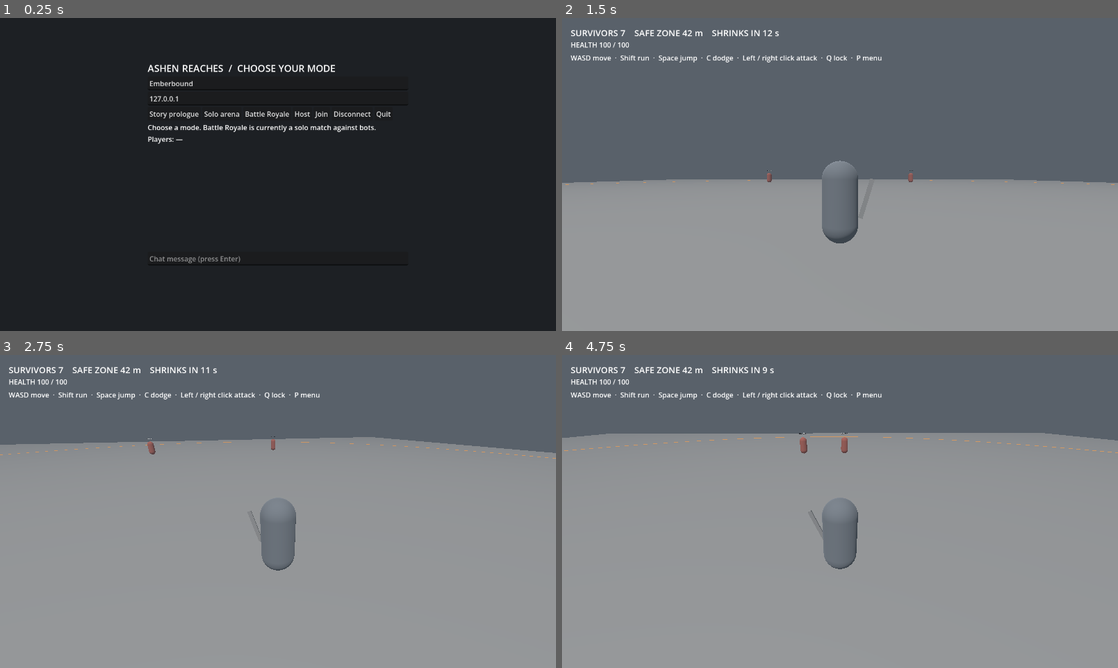
Above: before the commit, frames 1-4 (two rows, left to right).
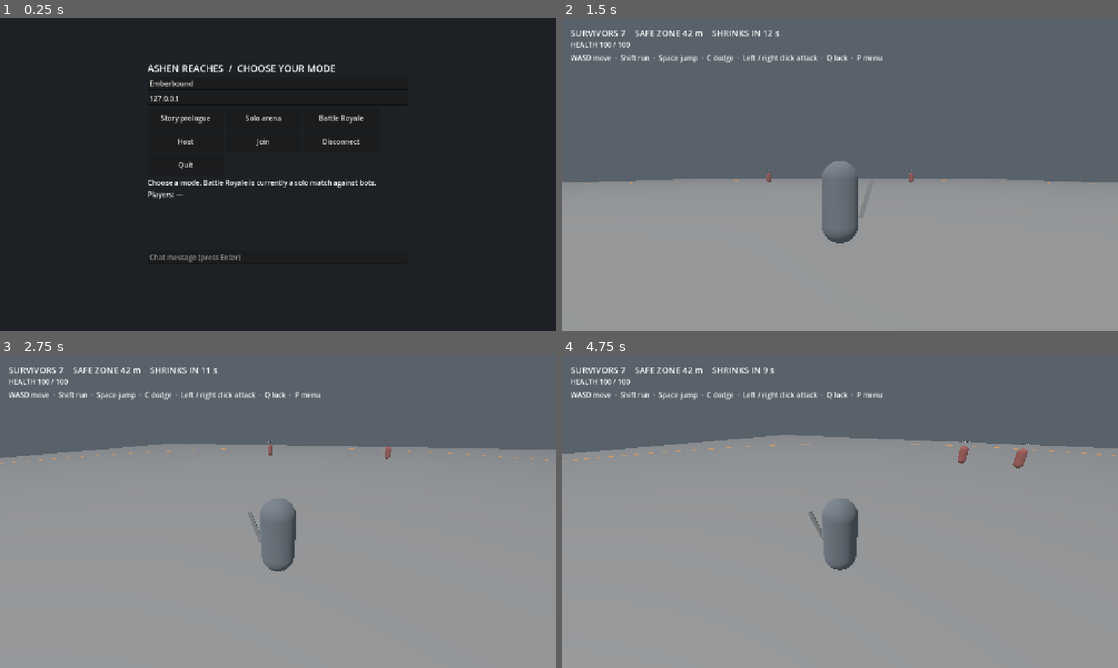
Above: after the commit, the same moments.

Repository: new-game-for-bro/ashen-reaches
Game: Godot game, scene res://scenes/ui/network_lobby.tscn
The game is run twice, just before and just after one commit, with the same random seed, the same clock (stepped at 60 frames per second) and the same inputs.
Inputs (mouse positions are in pixels of both pictures, inside the frame that each line leads up to):
- Up to frame 1 (0.25 s): no input
- Up to frame 2 (1.5 s): click (840, 259) at 0.52 s; type "12" at 0.6 s; click "Battle Royale" at 1.25 s
- Up to frame 3 (2.75 s): tap Enter (chat) at 2, 2.1 s; move the mouse to (305, 511) at 2.02 s; hold W (move_forward) from 2.03 s (still down); click (305, 511) at 2.17 s; tap Space (jump) at 2.27, 2.57 s; tap C (dodge) at 2.3 s
- Up to frame 4 (4.75 s): keep holding W (move_forward); move the mouse to (812, 511) at 2.77 s; tap C (dodge) at 2.85 s; click (812, 511) at 2.92 s; tap Space (jump) at 3.02, 3.32, 4.52 s; tap E (interact) at 3.05, 3.6 s; move the mouse to (851, 505) at 3.52 s; click (851, 505) at 3.67 s; tap Q (lock_target) at 3.8, 4.35 s; move the mouse to (834, 517) at 4.27 s; click (834, 517) at 4.42 s; tap Shift (sprint) at 4.55 s

The runs differ from the first frame. In frame 1, 2.5% of the frame differs, in the area x 26-71%, y 14-79%; in frame 2, 1.1%; in frame 3, 3.1%; in frame 4, 4.4%, in the area x 0-100%, y 3-69%.

Commit message:
Add Android touch controls and debug export

Diff:
--- /dev/null
+++ b/assets/icon.svg
@@ -0,0 +1,5 @@
+<svg xmlns="http://www.w3.org/2000/svg" viewBox="0 0 128 128">
+<rect width="128" height="128" rx="24" fill="#202833"/>
+<path d="M64 15 C50 40 74 42 58 63 C44 52 43 71 44 81 C44 104 84 105 84 81 C84 65 75 55 73 45 C71 62 58 60 64 15Z" fill="#e9a55b"/>
+<path d="M64 65 C54 78 55 92 64 96 C74 92 75 79 64 65Z" fill="#ffdfac"/>
+</svg>
--- a/project.godot
+++ b/project.godot
@@ -11,6 +11,7 @@
 [application]
 
 config/name="Ashen Reaches"
+config/icon="res://assets/icon.svg"
 run/main_scene="res://scenes/ui/network_lobby.tscn"
 config/features=PackedStringArray("4.7")
 
@@ -22,8 +23,12 @@
 
 window/size/viewport_width=1280
 window/size/viewport_height=720
+window/stretch/mode="canvas_items"
+window/handheld/orientation=4
 
 [rendering]
 
+textures/vram_compression/import_etc2_astc=true
+
 renderer/rendering_method="gl_compatibility"
 environment/defaults/default_clear_color=Color(0.08, 0.09, 0.1, 1)
--- a/scripts/battle_royale/arena.gd
+++ b/scripts/battle_royale/arena.gd
@@ -63,7 +63,7 @@
 	if match_finished:
 		return
 	match_finished = true
-	result.text = message + "\nR: play again   ·   P: return to menu"
+	result.text = message + ("\nTap Retry or Menu" if OS.has_feature("mobile") else "\nR: play again   ·   P: return to menu")
 	for contestant: Node in get_tree().get_nodes_in_group("royale_contestants"):
 		contestant.set_physics_process(false)
 
@@ -124,7 +124,7 @@
 	layer.add_child(health_label)
 	var hint := Label.new()
 	hint.position = Vector2(20, 80)
-	hint.text = "WASD move  ·  Shift run  ·  Space jump  ·  C dodge  ·  Left / right click attack  ·  Q lock  ·  P menu"
+	hint.text = "" if OS.has_feature("mobile") else "WASD move  ·  Shift run  ·  Space jump  ·  C dodge  ·  Left / right click attack  ·  Q lock  ·  P menu"
 	layer.add_child(hint)
 	result = Label.new()
 	result.position = Vector2(350, 300)
--- /dev/null
+++ b/scripts/mobile/joystick.gd
@@ -0,0 +1,37 @@
+extends Control
+signal vector_changed(value: Vector2)
+const RADIUS: float = 70.0
+var touch_id: int = -1
+var value: Vector2 = Vector2.ZERO
+
+func _ready() -> void:
+	mouse_filter = Control.MOUSE_FILTER_STOP
+	custom_minimum_size = Vector2(180, 180)
+
+func _gui_input(event: InputEvent) -> void:
+	if event is InputEventScreenTouch:
+		if event.pressed and touch_id == -1:
+			touch_id = event.index
+			_update_vector(event.position)
+		elif not event.pressed and event.index == touch_id:
+			touch_id = -1
+			value = Vector2.ZERO
+			vector_changed.emit(value)
+			queue_redraw()
+		accept_event()
+	elif event is InputEventScreenDrag and event.index == touch_id:
+		_update_vector(event.position)
+		accept_event()
+
+func _update_vector(pos: Vector2) -> void:
+	value = ((pos - size / 2.0) / RADIUS).limit_length(1.0)
+	if value.length() < 0.12:
+		value = Vector2.ZERO
+	vector_changed.emit(value)
+	queue_redraw()
+
+func _draw() -> void:
+	var center := size / 2.0
+	draw_circle(center, RADIUS, Color(0.12, 0.15, 0.19, 0.6))
+	draw_arc(center, RADIUS, 0, TAU, 48, Color(0.8, 0.83, 0.86, 0.5), 2)
+	draw_circle(center + value * RADIUS, 27, Color(0.8, 0.83, 0.86, 0.7))
--- /dev/null
+++ b/scripts/mobile/touch_controls.gd
@@ -0,0 +1,80 @@
+extends CanvasLayer
+signal action_pressed(action: String)
+signal look_dragged(relative: Vector2)
+const Joystick = preload("res://scripts/mobile/joystick.gd")
+var move_vector: Vector2 = Vector2.ZERO
+var sprinting: bool = false
+var mode: String = "solo"
+var look_finger: int = -1
+var buttons: Dictionary = {}
+
+func _ready() -> void:
+	layer = 10
+	var joystick: Control = Joystick.new()
+	joystick.anchor_left = 0.0
+	joystick.anchor_right = 0.0
+	joystick.anchor_top = 1.0
+	joystick.anchor_bottom = 1.0
+	joystick.offset_left = 20
+	joystick.offset_right = 200
+	joystick.offset_top = -205
+	joystick.offset_bottom = -25
+	joystick.vector_changed.connect(_on_move)
+	add_child(joystick)
+	var actions: Array[String] = []
+	match mode:
+		"story": actions = ["Attack", "Dodge", "Interact", "Sprint", "Menu"]
+		"network": actions = ["Jump", "Sprint", "Chat", "Menu"]
+		_: actions = ["Attack", "Heavy", "Dodge", "Jump", "Lock", "Sprint", "Retry", "Menu"]
+	var grid := GridContainer.new()
+	grid.columns = 3
+	grid.add_theme_constant_override("h_separation", 8)
+	grid.add_theme_constant_override("v_separation", 8)
+	grid.anchor_left = 1.0
+	grid.anchor_right = 1.0
+	grid.anchor_top = 1.0
+	grid.anchor_bottom = 1.0
+	grid.offset_left = -340
+	grid.offset_right = -20
+	grid.offset_top = -245
+	grid.offset_bottom = -20
+	add_child(grid)
+	for action: String in actions:
+		var button := Button.new()
+		button.text = action
+		button.custom_minimum_size = Vector2(100, 64)
+		button.focus_mode = Control.FOCUS_NONE
+		button.add_theme_font_size_override("font_size", 17)
+		button.pressed.connect(_on_action.bind(action))
+		grid.add_child(button)
+		buttons[action] = button
+	var instruction := Label.new()
+	instruction.text = "Drag here to look"
+	instruction.anchor_left = 1.0
+	instruction.anchor_right = 1.0
+	instruction.anchor_top = 0.5
+	instruction.anchor_bottom = 0.5
+	instruction.offset_left = -220
+	instruction.offset_right = -20
+	instruction.offset_top = -110
+	instruction.offset_bottom = -80
+	instruction.mouse_filter = Control.MOUSE_FILTER_IGNORE
+	add_child(instruction)
+
+func _on_move(value: Vector2) -> void:
+	move_vector = value
+
+func _on_action(action: String) -> void:
+	if action == "Sprint":
+		sprinting = not sprinting
+		buttons[action].text = "Run: ON" if sprinting else "Sprint"
+	action_pressed.emit(action)
+
+func _unhandled_input(event: InputEvent) -> void:
+	if event is InputEventScreenTouch:
+		if event.pressed and look_finger == -1 and event.position.x > get_viewport().get_visible_rect().size.x * 0.45:
+			look_finger = event.index
+		elif not event.pressed and event.index == look_finger:
+			look_finger = -1
+	elif event is InputEventScreenDrag and event.index == look_finger:
+		look_dragged.emit(event.relative)
--- a/scripts/network/network_arena.gd
+++ b/scripts/network/network_arena.gd
@@ -65,7 +65,7 @@
 	add_child(layer)
 	var hint := Label.new()
 	hint.position = Vector2(20, 15)
-	hint.text = "MULTIPLAYER TEST  |  WASD move · Shift sprint · Space jump · Enter chat · Esc cursor"
+	hint.text = "MULTIPLAYER TEST  |  Move with the joystick; drag to look" if OS.has_feature("mobile") else "MULTIPLAYER TEST  |  WASD move · Shift sprint · Space jump · Enter chat · Esc cursor"
 	layer.add_child(hint)
 	chat_output = RichTextLabel.new()
 	chat_output.position = Vector2(20, 60)
--- a/scripts/network/network_player.gd
+++ b/scripts/network/network_player.gd
@@ -1,4 +1,5 @@
 extends CharacterBody3D
+const TouchControls = preload("res://scripts/mobile/touch_controls.gd")
 
 const SPEED: float = 5.0
 const SPRINT_SPEED: float = 8.0
@@ -20,6 +21,8 @@
 var has_snapshot: bool = false
 var health: int = 100
 var animation_state: String = "idle"
+var touch_controls: CanvasLayer
+var mobile_jump: bool = false
 var pivot: Node3D
 var visual: Node3D
 var label: Label3D
@@ -59,7 +62,10 @@
 		var camera := Camera3D.new()
 		camera.current = true
 		arm.add_child(camera)
-		Input.mouse_mode = Input.MOUSE_MODE_CAPTURED
+		if OS.has_feature("mobile"):
+			_enable_touch_controls()
+		else:
+			Input.mouse_mode = Input.MOUSE_MODE_CAPTURED
 
 func _unhandled_input(event: InputEvent) -> void:
 	if not pivot:
@@ -76,11 +82,15 @@
 	if multiplayer.get_unique_id() == peer_id and pivot:
 		var typing := get_viewport().gui_get_focus_owner() is LineEdit
 		var axis := Vector2.ZERO if typing else Input.get_vector("move_left", "move_right", "move_forward", "move_back")
-		var jump := not typing and Input.is_action_just_pressed("jump")
+		if not typing and touch_controls and touch_controls.move_vector.length() > 0.0:
+			axis = touch_controls.move_vector
+		var jump := not typing and (Input.is_action_just_pressed("jump") or mobile_jump)
+		var run: bool = not typing and (Input.is_action_pressed("sprint") or (touch_controls != null and touch_controls.sprinting))
+		mobile_jump = false
 		if multiplayer.is_server():
-			_set_input(axis, pivot.rotation.y, not typing and Input.is_action_pressed("sprint"), jump)
+			_set_input(axis, pivot.rotation.y, run, jump)
 		else:
-			_submit_input.rpc_id(1, axis, pivot.rotation.y, not typing and Input.is_action_pressed("sprint"), jump)
+			_submit_input.rpc_id(1, axis, pivot.rotation.y, run, jump)
 	if multiplayer.is_server():
 		if Time.get_ticks_msec() - last_input_ms > INPUT_TIMEOUT_MS:
 			input_direction = Vector2.ZERO
@@ -134,3 +144,29 @@
 		animation_state = state
 		label.text = display_name + "  ·  HP " + str(health)
 		has_snapshot = true
+
+
+func _enable_touch_controls() -> void:
+	if touch_controls:
+		return
+	touch_controls = TouchControls.new()
+	touch_controls.mode = "network"
+	add_child(touch_controls)
+	touch_controls.action_pressed.connect(_on_touch_action)
+	touch_controls.look_dragged.connect(_on_touch_look)
+
+func _on_touch_action(action: String) -> void:
+	match action:
+		"Jump": mobile_jump = true
+		"Chat":
+			var arena := get_parent().get_parent()
+			if arena.chat_input:
+				arena.chat_input.visible = true
+				arena.chat_input.grab_focus()
+		"Menu":
+			NetworkManager.disconnect_session()
+			get_tree().change_scene_to_file("res://scenes/ui/network_lobby.tscn")
+
+func _on_touch_look(relative: Vector2) -> void:
+	pivot.rotation.y -= relative.x * 0.003
+	pivot.rotation.x = clampf(pivot.rotation.x - relative.y * 0.003, -0.8, 0.55)
--- a/scripts/player/arena.gd
+++ b/scripts/player/arena.gd
@@ -22,7 +22,7 @@
 	add_child(layer)
 	var instructions := Label.new()
 	instructions.position = Vector2(20, 20)
-	instructions.text = "ASHEN REACHES  /  TRAINING ARENA\nWASD move  •  Mouse orbit  •  Shift run  •  Space jump  •  C dodge\nLeft click light attack  •  Right click heavy attack  •  Q lock on  •  Esc cursor"
+	instructions.text = "TRAINING ARENA  ·  Move with the joystick; drag to look" if OS.has_feature("mobile") else "ASHEN REACHES  /  TRAINING ARENA\nWASD move  •  Mouse orbit  •  Shift run  •  Space jump  •  C dodge\nLeft click light attack  •  Right click heavy attack  •  Q lock on  •  Esc cursor"
 	instructions.add_theme_font_size_override("font_size", 16)
 	layer.add_child(instructions)
 
--- a/scripts/player/third_person.gd
+++ b/scripts/player/third_person.gd
@@ -3,6 +3,7 @@
 signal health_changed(value: int)
 signal defeated
 
+const TouchControls = preload("res://scripts/mobile/touch_controls.gd")
 const InputSetup = preload("res://scripts/player/input_setup.gd")
 
 const MOVE_SPEED: float = 5.0
@@ -16,6 +17,9 @@
 @onready var visual: Node3D = $Visual
 @onready var pivot: Node3D = $CameraPivot
 @onready var animation: AnimationPlayer = $Visual/AnimationPlayer
+var touch_controls: CanvasLayer
+var mobile_jump: bool = false
+var mobile_dodge: bool = false
 var dodge_time: float = 0.0
 var attack_time: float = 0.0
 var dodge_direction: Vector3 = Vector3.ZERO
@@ -27,7 +31,10 @@
 func _ready() -> void:
 	InputSetup.configure()
 	_add_placeholder()
-	Input.mouse_mode = Input.MOUSE_MODE_CAPTURED
+	if OS.has_feature("mobile"):
+		_enable_touch_controls()
+	else:
+		Input.mouse_mode = Input.MOUSE_MODE_CAPTURED
 
 func _unhandled_input(event: InputEvent) -> void:
 	if event is InputEventMouseMotion and Input.mouse_mode == Input.MOUSE_MODE_CAPTURED:
@@ -49,16 +56,19 @@
 	attack_time = maxf(0.0, attack_time - delta)
 	dodge_time = maxf(0.0, dodge_time - delta)
 	var move_input := Vector2(Input.get_action_strength("move_right") - Input.get_action_strength("move_left"), Input.get_action_strength("move_back") - Input.get_action_strength("move_forward")).normalized()
+	if touch_controls and touch_controls.move_vector.length() > 0.0:
+		move_input = touch_controls.move_vector
 	var direction := (Basis(Vector3.UP, pivot.rotation.y) * Vector3(move_input.x, 0, move_input.y)).normalized()
-	if Input.is_action_just_pressed("dodge") and dodge_time <= 0.0 and is_on_floor() and direction.length() > 0.1:
+	if (Input.is_action_just_pressed("dodge") or mobile_dodge) and dodge_time <= 0.0 and is_on_floor() and direction.length() > 0.1:
 		dodge_direction = direction
 		dodge_time = DODGE_DURATION
+	mobile_dodge = false
 	if dodge_time > 0.0:
 		velocity.x = dodge_direction.x * DODGE_SPEED
 		velocity.z = dodge_direction.z * DODGE_SPEED
 		_play_animation("dodge")
 	else:
-		var running := Input.is_action_pressed("sprint")
+		var running: bool = Input.is_action_pressed("sprint") or (touch_controls != null and touch_controls.sprinting)
 		var speed := RUN_SPEED if running else MOVE_SPEED
 		velocity.x = direction.x * speed
 		velocity.z = direction.z * speed
@@ -69,10 +79,11 @@
 	if not is_on_floor():
 		velocity.y -= GRAVITY * delta
 		_play_animation("fall" if velocity.y < 0.0 else "jump")
-	elif Input.is_action_just_pressed("jump"):
+	elif Input.is_action_just_pressed("jump") or mobile_jump:
 		velocity.y = JUMP_SPEED
 	else:
 		velocity.y = 0.0
+	mobile_jump = false
 	if is_instance_valid(target):
 		if global_position.distance_to(target.global_position) > 20.0:
 			target = null
@@ -152,3 +163,29 @@
 		set_physics_process(false)
 		set_process_unhandled_input(false)
 		defeated.emit()
+
+
+func _enable_touch_controls() -> void:
+	if touch_controls:
+		return
+	touch_controls = TouchControls.new()
+	touch_controls.mode = "solo"
+	add_child(touch_controls)
+	touch_controls.action_pressed.connect(_on_touch_action)
+	touch_controls.look_dragged.connect(_on_touch_look)
+
+func _on_touch_action(action: String) -> void:
+	match action:
+		"Attack": attack(false)
+		"Heavy": attack(true)
+		"Jump": mobile_jump = true
+		"Dodge": mobile_dodge = true
+		"Lock": _lock_target()
+		"Retry":
+			if get_parent().name == "BattleRoyale" and get_parent().match_finished:
+				get_tree().reload_current_scene()
+		"Menu": get_tree().change_scene_to_file("res://scenes/ui/network_lobby.tscn")
+
+func _on_touch_look(relative: Vector2) -> void:
+	pivot.rotation.y -= relative.x * 0.003
+	pivot.rotation.x = clampf(pivot.rotation.x - relative.y * 0.003, -0.8, 0.55)
--- a/scripts/story/prologue.gd
+++ b/scripts/story/prologue.gd
@@ -145,12 +145,14 @@
 	timer_label.position = Vector2(24, 86)
 	layer.add_child(timer_label)
 	dialogue_label = Label.new()
-	dialogue_label.position = Vector2(24, 570)
+	dialogue_label.position = Vector2(24, 350) if OS.has_feature("mobile") else Vector2(24, 570)
+	dialogue_label.size = Vector2(720, 110)
+	dialogue_label.autowrap_mode = TextServer.AUTOWRAP_WORD_SMART
 	dialogue_label.add_theme_font_size_override("font_size", 20)
 	layer.add_child(dialogue_label)
 	var controls := Label.new()
 	controls.position = Vector2(24, 675)
-	controls.text = "WASD move  ·  Mouse look  ·  Shift run  ·  Space / left click attack  ·  C dodge  ·  E interact  ·  Esc cursor  ·  P menu"
+	controls.text = "" if OS.has_feature("mobile") else "WASD move  ·  Mouse look  ·  Shift run  ·  Space / left click attack  ·  C dodge  ·  E interact  ·  Esc cursor  ·  P menu"
 	layer.add_child(controls)
 
 func _set_stage(value: String) -> void:
--- a/scripts/story/story_player.gd
+++ b/scripts/story/story_player.gd
@@ -1,7 +1,9 @@
 extends CharacterBody3D
+const TouchControls = preload("res://scripts/mobile/touch_controls.gd")
 signal interact_requested
 signal attack_requested
 signal dodge_requested
+var touch_controls: CanvasLayer
 var camera_pivot: Node3D
 var avatar: Node3D
 var sword: Node3D
@@ -49,7 +51,10 @@
 	var camera := Camera3D.new()
 	camera.current = true
 	arm.add_child(camera)
-	Input.mouse_mode = Input.MOUSE_MODE_CAPTURED
+	if OS.has_feature("mobile"):
+		_enable_touch_controls()
+	else:
+		Input.mouse_mode = Input.MOUSE_MODE_CAPTURED
 
 func _unhandled_input(event: InputEvent) -> void:
 	if event is InputEventMouseMotion and Input.mouse_mode == Input.MOUSE_MODE_CAPTURED:
@@ -87,8 +92,10 @@
 	var axis := Vector2.ZERO
 	if control_enabled:
 		axis = Vector2(float(Input.is_key_pressed(KEY_D)) - float(Input.is_key_pressed(KEY_A)), float(Input.is_key_pressed(KEY_S)) - float(Input.is_key_pressed(KEY_W))).normalized()
+	if touch_controls and touch_controls.move_vector.length() > 0.0:
+		axis = touch_controls.move_vector
 	var direction := Basis(Vector3.UP, camera_pivot.rotation.y) * Vector3(axis.x, 0, axis.y)
-	var speed := 7.5 if Input.is_key_pressed(KEY_SHIFT) else 5.0
+	var speed := 7.5 if Input.is_key_pressed(KEY_SHIFT) or (touch_controls != null and touch_controls.sprinting) else 5.0
 	dodge_time = maxf(0.0, dodge_time - delta)
 	if dodge_time > 0.0:
 		direction = dodge_direction
@@ -99,3 +106,28 @@
 	if direction.length() > 0.1:
 		avatar.rotation.y = lerp_angle(avatar.rotation.y, atan2(direction.x, direction.z), minf(1.0, delta * 12.0))
 	move_and_slide()
+
+
+func _enable_touch_controls() -> void:
+	if touch_controls:
+		return
+	touch_controls = TouchControls.new()
+	touch_controls.mode = "story"
+	add_child(touch_controls)
+	touch_controls.action_pressed.connect(_on_touch_action)
+	touch_controls.look_dragged.connect(_on_touch_look)
+
+func _on_touch_action(action: String) -> void:
+	match action:
+		"Attack": attack()
+		"Interact": interact_requested.emit()
+		"Dodge":
+			if dodge_time <= 0.0:
+				dodge_direction = -avatar.global_basis.z
+				dodge_time = 0.25
+				dodge_requested.emit()
+		"Menu": get_tree().change_scene_to_file("res://scenes/ui/network_lobby.tscn")
+
+func _on_touch_look(relative: Vector2) -> void:
+	camera_pivot.rotation.y -= relative.x * 0.003
+	camera_pivot.rotation.x = clampf(camera_pivot.rotation.x - relative.y * 0.003, -0.8, 0.55)
--- a/scripts/ui/network_lobby.gd
+++ b/scripts/ui/network_lobby.gd
@@ -38,11 +38,13 @@
 	address.placeholder_text = "Server IP or hostname"
 	address.text = "127.0.0.1"
 	column.add_child(address)
-	var buttons := HBoxContainer.new()
+	var buttons := GridContainer.new()
+	buttons.columns = 3
 	column.add_child(buttons)
 	for action: String in ["Story prologue", "Solo arena", "Battle Royale", "Host", "Join", "Disconnect", "Quit"]:
 		var button := Button.new()
 		button.text = action
+		button.custom_minimum_size = Vector2(175, 50)
 		button.pressed.connect(_button_pressed.bind(action))
 		buttons.add_child(button)
 	status = Label.new()
@@ -53,7 +55,7 @@
 	roster.text = "Players: —"
 	column.add_child(roster)
 	history = RichTextLabel.new()
-	history.custom_minimum_size = Vector2(0, 240)
+	history.custom_minimum_size = Vector2(0, 110)
 	history.bbcode_enabled = false
 	column.add_child(history)
 	message_input = LineEdit.new()
--- /dev/null
+++ b/tests/mobile_controls_smoke.gd
@@ -0,0 +1,60 @@
+extends SceneTree
+func _initialize() -> void:
+	call_deferred("run_test")
+func run_test() -> void:
+	var game = load("res://scenes/story/prologue.tscn").instantiate()
+	root.add_child(game)
+	await process_frame
+	var player = game.player
+	player._enable_touch_controls()
+	await process_frame
+	var controls = player.touch_controls
+	assert(controls.buttons.has("Attack") and controls.buttons.has("Interact"))
+	var stick = controls.get_child(0)
+	var view_size: Vector2 = root.get_visible_rect().size
+	var stick_rect: Rect2 = stick.get_global_rect()
+	assert(stick_rect.position.x >= 0 and stick_rect.position.y >= 0)
+	assert(stick_rect.end.x <= view_size.x and stick_rect.end.y <= view_size.y)
+	var touch := InputEventScreenTouch.new()
+	touch.index = 4
+	touch.pressed = true
+	touch.position = stick.size / 2.0 + Vector2(35, -35)
+	stick._gui_input(touch)
+	assert(controls.move_vector.distance_to(Vector2(0.5, -0.5)) < 0.01)
+	touch.pressed = false
+	stick._gui_input(touch)
+	assert(controls.move_vector == Vector2.ZERO)
+	var old_yaw: float = player.camera_pivot.rotation.y
+	controls.look_dragged.emit(Vector2(10, 0))
+	assert(player.camera_pivot.rotation.y < old_yaw)
+	player.global_position = Vector3(0, 0, -4)
+	controls._on_action("Attack")
+	assert(game.stage == "dodge")
+	controls._on_action("Dodge")
+	assert(game.stage == "counter")
+	controls._on_action("Sprint")
+	assert(controls.sprinting)
+	game.queue_free()
+	await process_frame
+	var arena = load("res://scenes/battle_royale/battle_royale.tscn").instantiate()
+	root.add_child(arena)
+	await process_frame
+	arena.player._enable_touch_controls()
+	await process_frame
+	var pad = arena.player.touch_controls
+	assert(pad.buttons.has("Jump") and pad.buttons.has("Retry"))
+	pad._on_action("Jump")
+	assert(arena.player.mobile_jump)
+	pad._on_action("Dodge")
+	assert(arena.player.mobile_dodge)
+	var network_player = load("res://scripts/network/network_player.gd").new()
+	root.add_child(network_player)
+	network_player.pivot = Node3D.new()
+	network_player.add_child(network_player.pivot)
+	network_player._enable_touch_controls()
+	await process_frame
+	assert(network_player.touch_controls.buttons.has("Chat"))
+	network_player.touch_controls._on_action("Jump")
+	assert(network_player.mobile_jump)
+	print("PASS: story, royale and network touch controls")
+	quit()
Not shown, added: export_presets.cfg
Not shown, changed: docs/DECISIONS.md
Not shown, changed: docs/RUNNING.md
